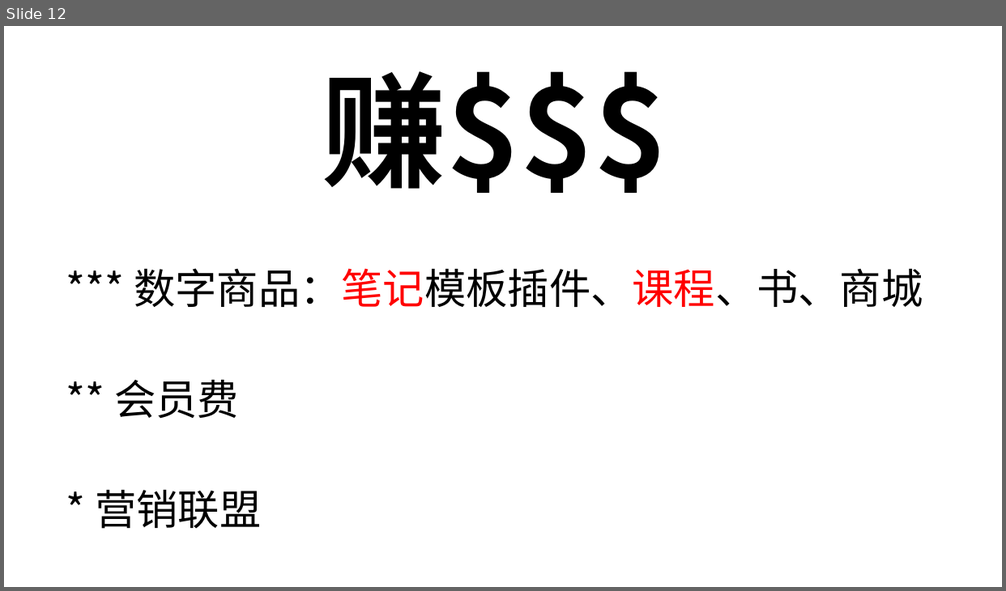
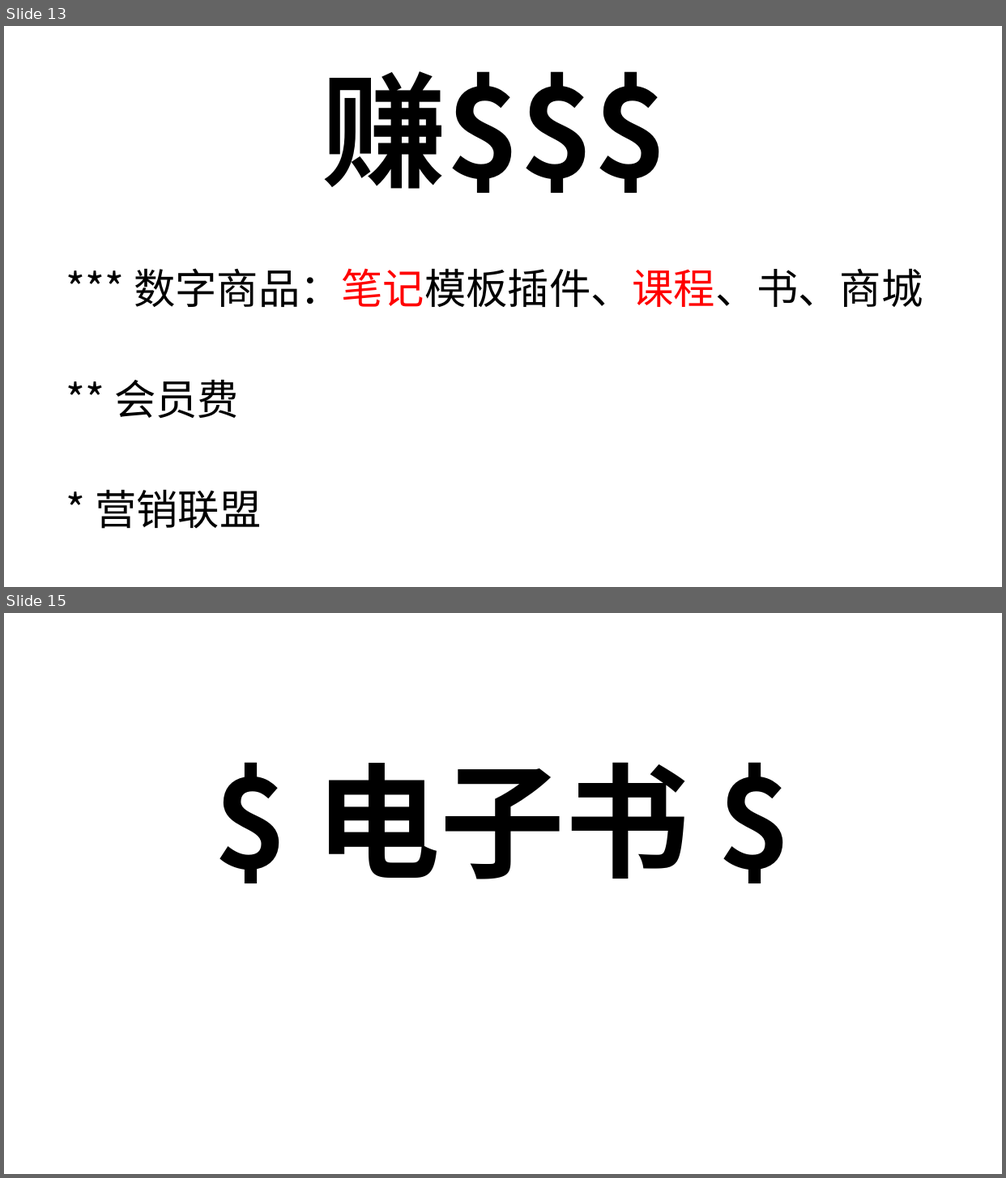
Before and after one commit to aistudybar/ob-OnePersonCompany, a slide deck: _attachment/一人公司（OPC）.pptx. Shown one above the other, each under a label of ours: slide 12 before the commit, slides 13 and 15 after it; the slides between them are not shown. The pictures are 1006x591 and 1006x1178 pixels, drawn with LibreOffice and Linux fonts; fonts in the diff are those of the drawing. Boxes give left, top, right and bottom in pixels: in the first picture for what was removed or moved away, otherwise in the second. Text is boxed around its words. In the diff, an @@ line names an element or a change of style, - is before the commit and + after.

```diff
--- a/_attachment/一人公司（OPC）.pptx
+++ b/_attachment/一人公司（OPC）.pptx
@@ slide 15 added at [4, 613, 1002, 1174], background #FFFFFF @@
@@ title added at [316, 762, 690, 879], 120 pt, text #000000, bold @@
+$ 电子书 $
@@ what was slide 12 is now slide 13 @@
```
Also in this commit, not shown: 1 slide changed, 5 other slides added, 1 slide removed.
